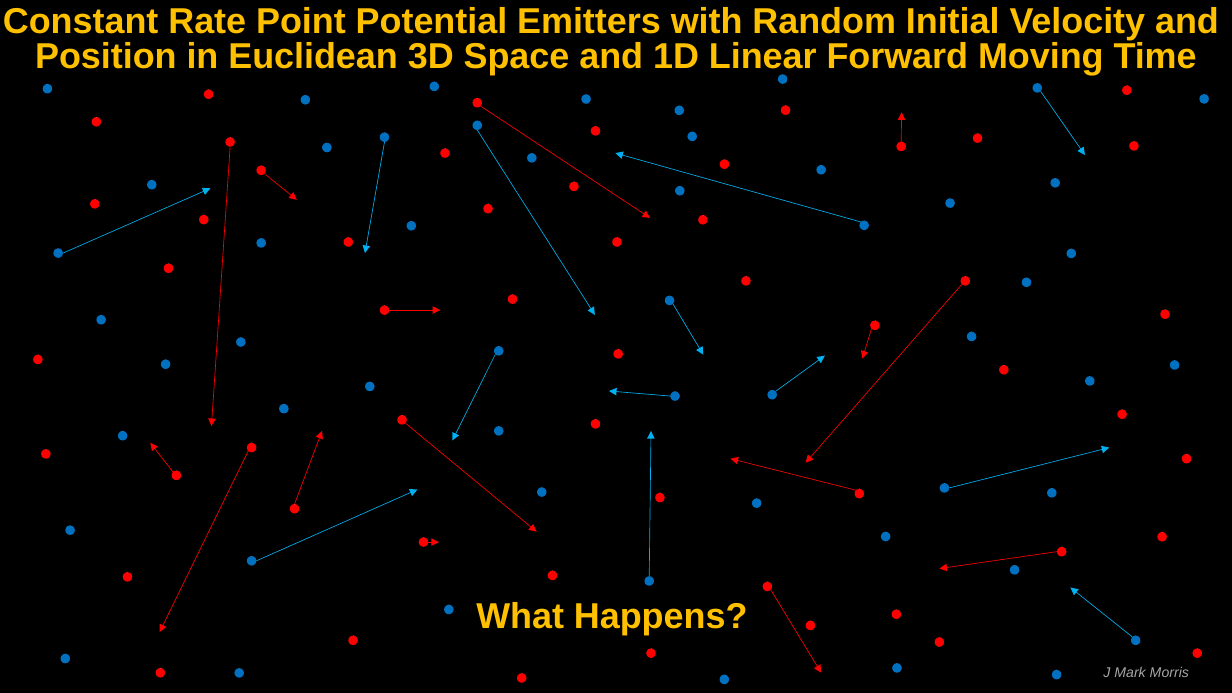
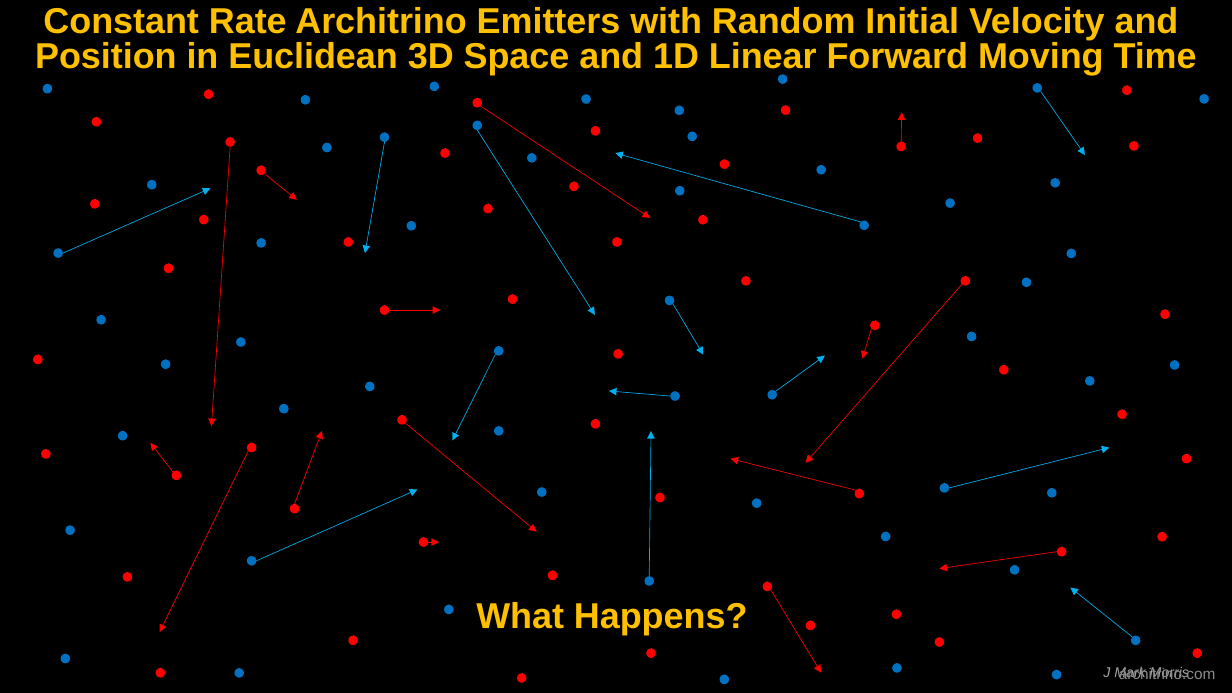
Before and after one commit to jmarkmorris/architrino, a slide deck: slide 3 of reference/archie/presentations/NPQG Assemblies - Intro.pptx. Drawn at 1232x693 pixels with LibreOffice and Linux fonts; fonts in the diff are those of the drawing. Boxes give left, top, right and bottom in pixels: in the first picture for what was removed or moved away, otherwise in the second. Text is boxed around its words. In the diff, an @@ line names an element or a change of style, - is before the commit and + after.

```diff
--- a/reference/archie/presentations/NPQG Assemblies - Intro.pptx
+++ b/reference/archie/presentations/NPQG Assemblies - Intro.pptx
@@ text at (43, 7, 1179, 40): text changed @@
-Constant Rate Point Potential Emitters with Random Initial Velocity and
+Constant Rate Architrino Emitters with Random Initial Velocity and
@@ text added at (1119, 667, 1216, 679), 12 pt, text #8C8C8C @@
+architrino.com
```
Also in this commit, not shown: 35 other slides changed, 22 other files.
